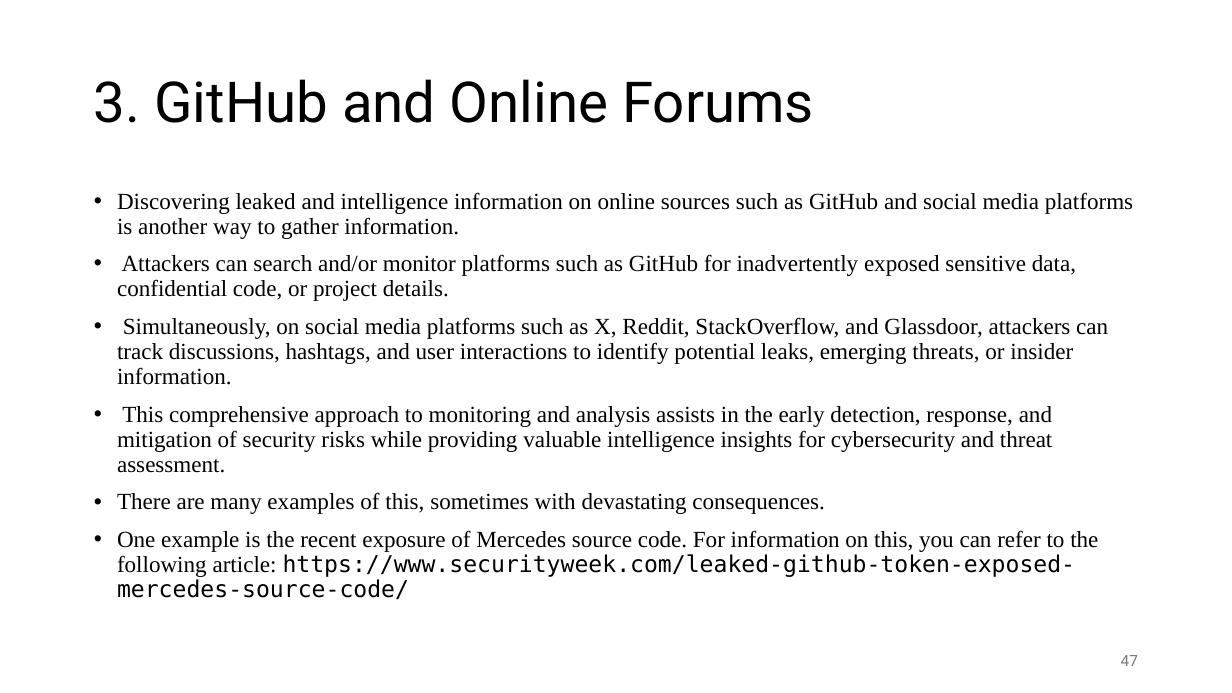
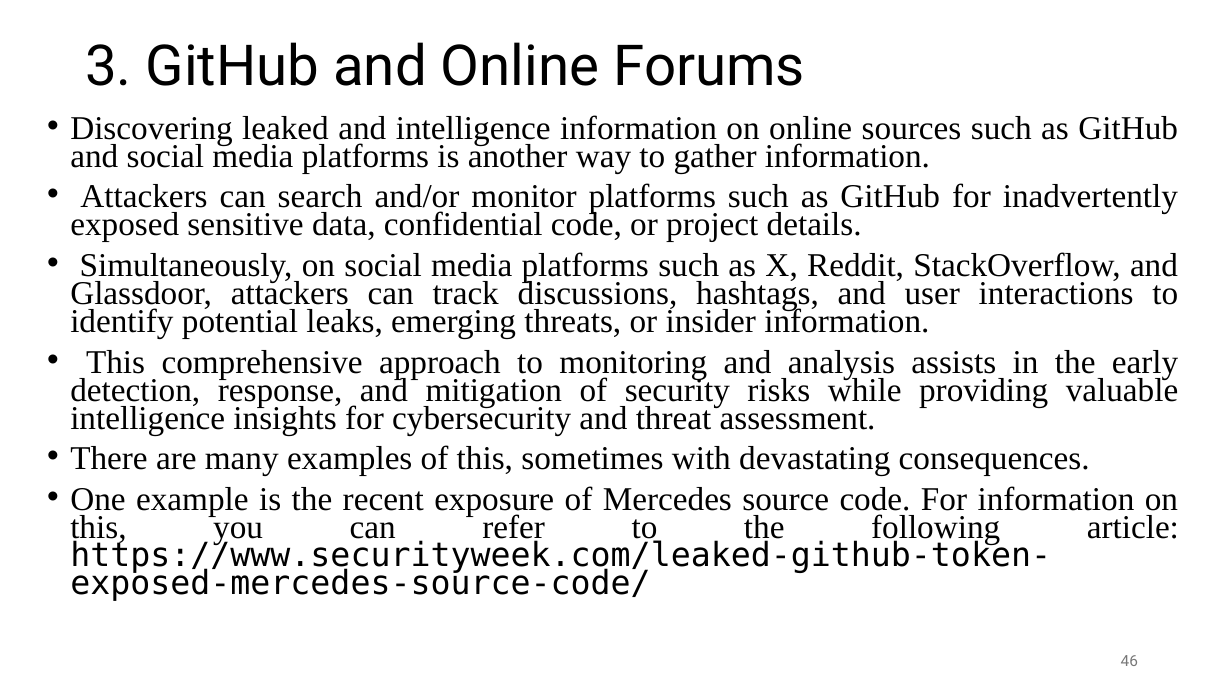
Before and after one commit to shakiliitju/M.Sc-in-ICT, a slide deck: slide 46 of Semester 2/Applied Cyber Security/Lecture/L3.pptx (slide 47 before the commit). Drawn at 1232x693 pixels with LibreOffice and Linux fonts; fonts in the diff are those of the drawing. Boxes give left, top, right and bottom in pixels: in the first picture for what was removed or moved away, otherwise in the second. Text is boxed around its words. In the diff, an @@ line names an element or a change of style, - is before the commit and + after.

```diff
--- a/Semester 2/Applied Cyber Security/Lecture/L3.pptx
+++ b/Semester 2/Applied Cyber Security/Lecture/L3.pptx
@@ title "3. GitHub and Online Forums": place and size @@
-title "3. GitHub and Online Forums" at [94, 79, 814, 123]
+title "3. GitHub and Online Forums" at [85, 42, 805, 86]
@@ text "Discovering leaked and intelligence information ...": place and size @@
-text "Discovering leaked and intelligence information ..." at [117, 192, 1133, 599]
+text "Discovering leaked and intelligence information ..." at [70, 115, 1179, 601]
@@ text "Discovering leaked and intelligence information ..." at [70, 115, 1179, 601]: size 18 to 25.9 pt; alignment left to justified; line spacing 0.9 to 0.7 @@
@@ page number at [1121, 655, 1138, 666]: text changed @@
-47
+46
```
Also in this commit, not shown: 41 other slides changed, 2 slides removed.
